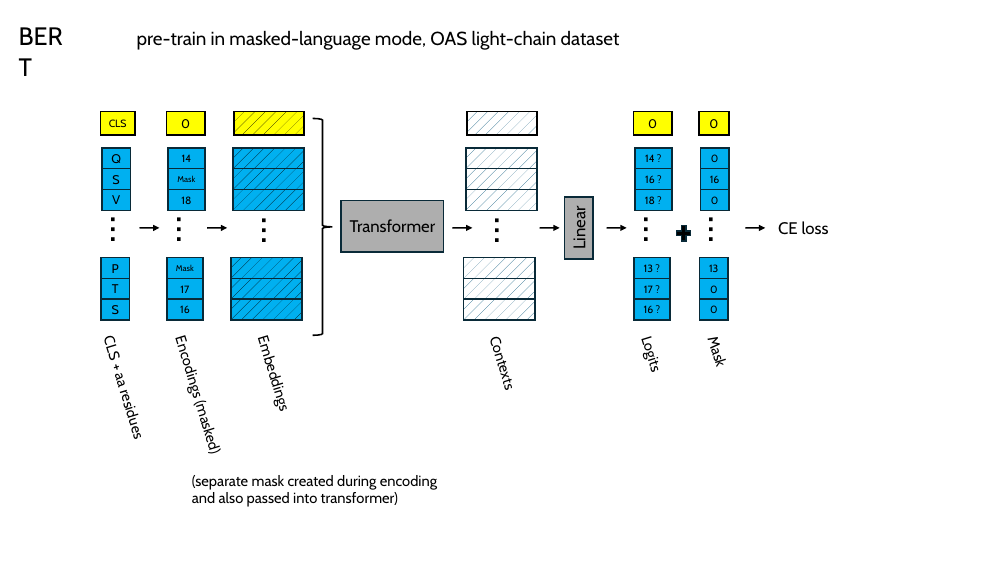
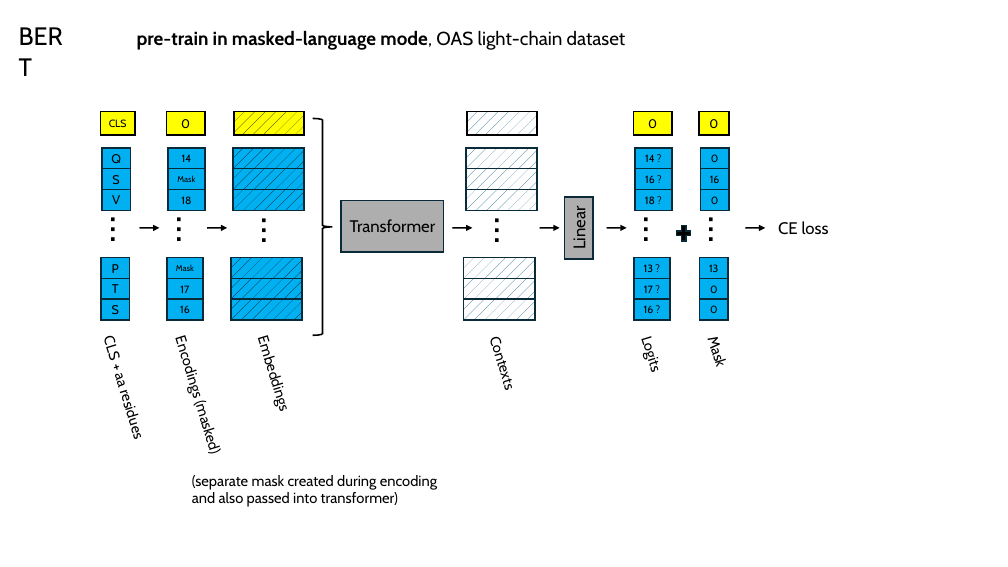
Before and after one commit to planaria158/BERT-antibody-antigen-binding-energy, a slide deck: slide 8 of Homework-aAlphaBio.pptx (slide 3 before the commit). Drawn at 1008x567 pixels with LibreOffice and Linux fonts; fonts in the diff are those of the drawing. Boxes give left, top, right and bottom in pixels: in the first picture for what was removed or moved away, otherwise in the second. Text is boxed around its words. In the diff, an @@ line names an element or a change of style, - is before the commit and + after.

```diff
--- a/Homework-aAlphaBio.pptx
+++ b/Homework-aAlphaBio.pptx
@@ text "pre-train in masked-language mode, OAS ..." at (137, 30, 626, 50): bold on in "pre-train in masked-language mode," @@
```
Also in this commit, not shown: 2 other slides changed, 9 slides added, 1 slide removed.
